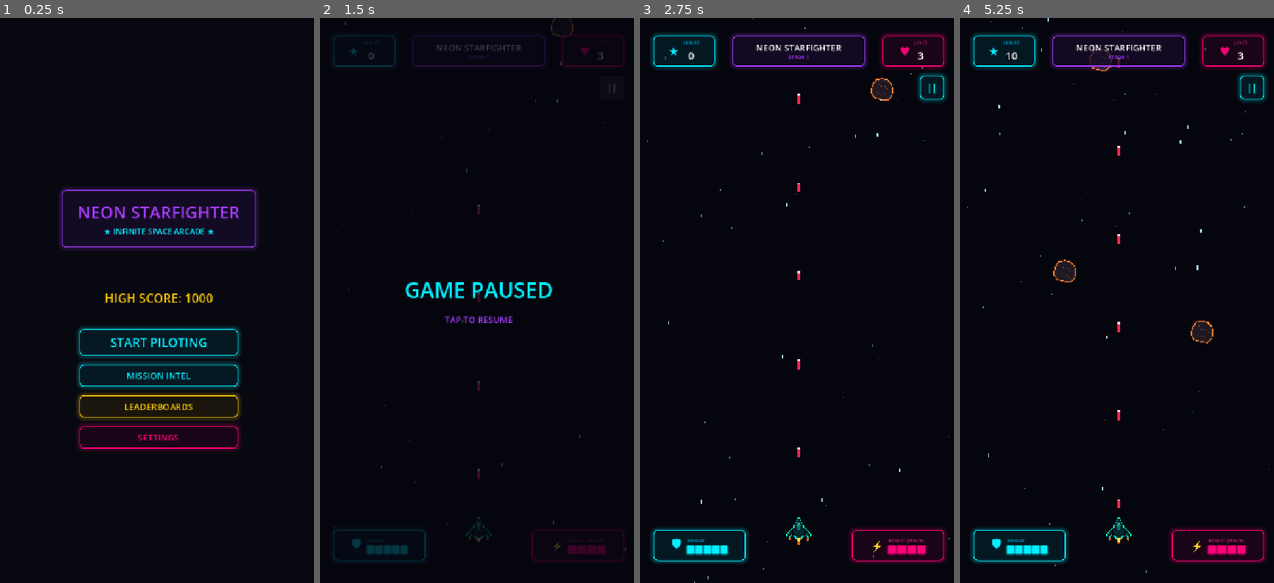
Above: before the commit, frames 1-4 (left to right).
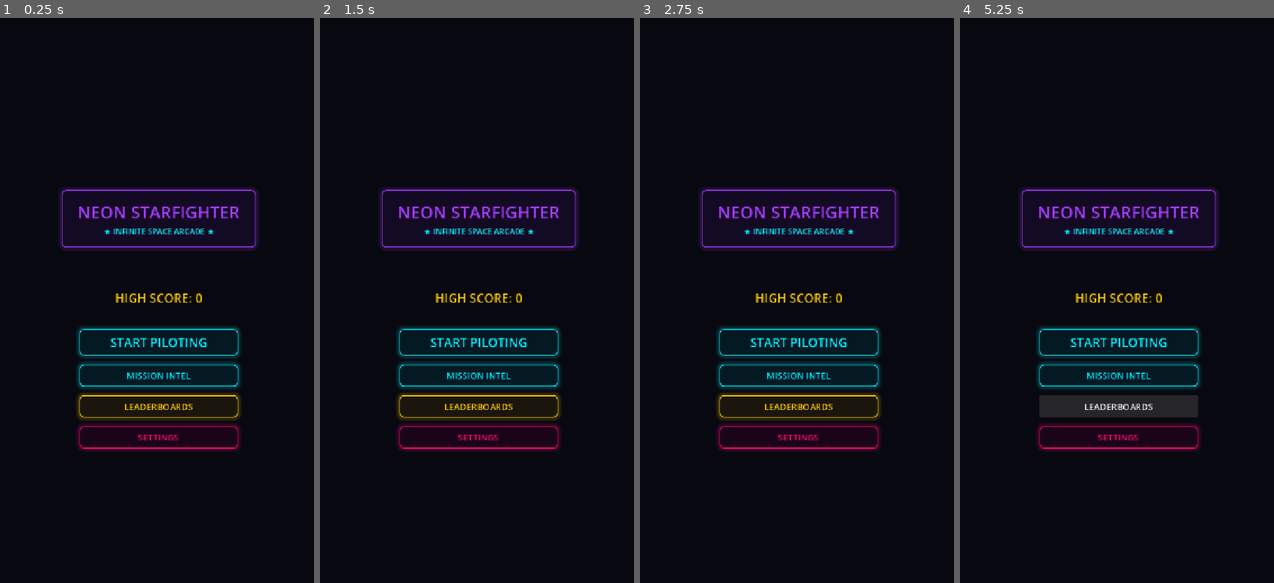
Above: after the commit, the same moments.

Repository: lolriver/spacehit
Game: Godot game, scene res://main.tscn
Same seed, same stepped clock (60 frames per second), same inputs: the game is played once before the commit and once after it.
Inputs (mouse positions are in pixels of both pictures, inside the frame that each line leads up to):
- Up to frame 1 (0.25 s): no input
- Up to frame 2 (1.5 s): click "START PILOTING" at 0.5 s; click (612, 85) at 1.25 s, where only the run before the commit has a clickable "||"
- Up to frame 3 (2.75 s): click (800, 300) at 2.02 s
- Up to frame 4 (5.25 s): click (1120, 340) at 2.75 s, where only the run after the commit has a clickable "START PILOTING"; click (1217, 543) at 3.52 s; click (1120, 373) at 4.25 s, where only the run after the commit has a clickable "MISSION INTEL"; click (1120, 407) at 5 s, where only the run after the commit has a clickable "LEADERBOARDS"

The runs differ from the first frame. In frame 1, 0.4% of the frame differs, in the area x 33-68%, y 48-51%; in frame 2, 8.5%; in frame 3, 11%; in frame 4, 12%, in the area x 2-99%, y 0-99%.
Error after the commit: Parse Error: Only identifier, attribute access, and subscription access can be used as assignment target. (res://main.gd:892)

Commit message:
feat(progression): add Candy Crush-style Sector Map screen and save file integration
- Created Scrollable LevelMapScreen that draws a winding S-curve dotted neon trail

- Dynamically instantiates 15 level nodes representing locked, unlocked, and current stages

- Integrated max_unlocked_level progression saving and loading in settings.json

- Redesigned Game Over, Stage Victory, and Stage Clear screens to route players back to the map

Diff:
--- a/main.gd
+++ b/main.gd
@@ -27,7 +27,8 @@
 	STATE_NAME_ENTRY = 6,
 	STATE_SETTINGS_PANEL = 7,
 	STATE_LEADERBOARD_PANEL = 8,
-	STATE_MISSION_PANEL = 9
+	STATE_MISSION_PANEL = 9,
+	STATE_LEVEL_MAP = 10
 }
 
 var current_state: int = GameState.STATE_MAIN_MENU
@@ -44,6 +45,7 @@
 # Persistent Game Settings & High Scores
 var sensitivity: float = 1.6
 var high_scores: Array = []
+var max_unlocked_level: int = 1
 
 # Game Progression stats (Infinite Mode)
 var score: int = 0
@@ -81,7 +83,7 @@
 	load_high_scores()
 
 	# Connect core UI signals
-	%PlayBtn.pressed.connect(start_game)
+	%PlayBtn.pressed.connect(func(): set_state(GameState.STATE_LEVEL_MAP))
 	%MenuMissionBtn.pressed.connect(func(): set_state(GameState.STATE_MISSION_PANEL))
 	%MenuLeaderboardBtn.pressed.connect(func(): set_state(GameState.STATE_LEADERBOARD_PANEL))
 	%MenuSettingsBtn.pressed.connect(func(): set_state(GameState.STATE_SETTINGS_PANEL))
@@ -90,6 +92,8 @@
 	%ResumeButton.pressed.connect(toggle_pause)
 	%BoostButton.button_down.connect(_on_boost_button_down)
 	%BoostButton.button_up.connect(_on_boost_button_up)
+
+	%MapMenuBackBtn.pressed.connect(func(): set_state(GameState.STATE_MAIN_MENU))
 
 	# Settings sub-screen buttons
 	%SensLessBtn.pressed.connect(func(): adjust_sensitivity(-0.2))
@@ -106,7 +110,8 @@
 	# Progression screen transitions
 	%SubmitScoreBtn.pressed.connect(submit_high_score)
 	%NextLevelBtn.pressed.connect(advance_level)
-	%VictoryBackBtn.pressed.connect(func(): set_state(GameState.STATE_MAIN_MENU))
+	%LevelCompleteMapBtn.pressed.connect(func(): set_state(GameState.STATE_LEVEL_MAP))
+	%VictoryBackBtn.pressed.connect(func(): set_state(GameState.STATE_LEVEL_MAP))
 
 	# Set initial screen visibility
 	set_state(GameState.STATE_MAIN_MENU)
@@ -179,6 +184,7 @@
 	%LevelCompleteScreen.visible = (new_state == GameState.STATE_LEVEL_COMPLETE)
 	%VictoryScreen.visible = (new_state == GameState.STATE_VICTORY)
 	%GameOverScreen.visible = (new_state == GameState.STATE_GAME_OVER)
+	%LevelMapScreen.visible = (new_state == GameState.STATE_LEVEL_MAP)
 
 	# State-specific logic initialization
 	if new_state == GameState.STATE_MAIN_MENU:
@@ -190,6 +196,15 @@
 			player.hide()
 			player.set_process(false)
 		update_menu_high_score()
+	elif new_state == GameState.STATE_LEVEL_MAP:
+		clear_game_entities()
+		is_boss_active = false
+		if boss_panel:
+			boss_panel.hide()
+		if player:
+			player.hide()
+			player.set_process(false)
+		render_level_map()
 	elif new_state == GameState.STATE_PLAYING:
 		if spawn_timer.is_stopped():
 			spawn_timer.start()
@@ -518,6 +533,11 @@
 		player.shield = player.max_shield
 		player.update_hud()
 
+	# Unlock next stage progression
+	if current_level >= max_unlocked_level:
+		max_unlocked_level = current_level + 1
+		save_settings()
+
 	set_state(GameState.STATE_LEVEL_COMPLETE)
 
 func advance_level() -> void:
@@ -638,6 +658,8 @@
 				%SensValueLabel.text = "%.1f" % sensitivity
 				if SoundManager and json.data.has("laser_style"):
 					SoundManager.laser_style = json.data.get("laser_style")
+				if json.data.has("max_unlocked_level"):
+					max_unlocked_level = int(json.data.get("max_unlocked_level", 1))
 				_update_sound_label()
 				return
 
@@ -649,7 +671,8 @@
 	var file = FileAccess.open("user://settings.json", FileAccess.WRITE)
 	var settings_data = {
 		"sensitivity": sensitivity,
-		"laser_style": SoundManager.laser_style if SoundManager else "sine_chirp"
+		"laser_style": SoundManager.laser_style if SoundManager else "sine_chirp",
+		"max_unlocked_level": max_unlocked_level
 	}
 	var json_string = JSON.stringify(settings_data)
 	file.store_string(json_string)
@@ -779,6 +802,141 @@
 	var is_tap = (event is InputEventMouseButton and event.pressed and event.button_index == MOUSE_BUTTON_LEFT) or (event is InputEventScreenTouch and event.pressed)
 	if is_tap:
 		if current_state == GameState.STATE_GAME_OVER:
-			set_state(GameState.STATE_MAIN_MENU)
+			set_state(GameState.STATE_LEVEL_MAP)
 		elif current_state == GameState.STATE_VICTORY:
-			set_state(GameState.STATE_MAIN_MENU)
+			set_state(GameState.STATE_LEVEL_MAP)
+
+func render_level_map() -> void:
+	var map_content = %MapContent
+	if not map_content:
+		return
+
+	# Clear previous map buttons/lines
+	for child in map_content.get_children():
+		child.queue_free()
+
+	var num_levels = 15
+	var points = PackedVector2Array()
+
+	# Calculate coordinates for a winding path going upwards
+	var start_y = 1000.0
+	var end_y = 100.0
+	var spacing_y = (start_y - end_y) / (num_levels - 1)
+
+	for i in range(num_levels):
+		# Winding S-curve: x winds between 160 and 500
+		var x = 330.0 + sin(i * 1.4) * 170.0
+		var y = start_y - i * spacing_y
+		points.append(Vector2(x, y))
+
+	# Draw the connecting path using Line2D
+	var path_line = Line2D.new()
+	path_line.points = points
+	path_line.width = 4.0
+	path_line.default_color = Color(0.0, 0.94, 1.0, 0.25) # Transparent Cyan glow
+	map_content.add_child(path_line)
+
+	# Add a second glowing line for neon bloom
+	var path_glow = Line2D.new()
+	path_glow.points = points
+	path_glow.width = 12.0
+	path_glow.default_color = Color(0.0, 0.94, 1.0, 0.08)
+	map_content.add_child(path_glow)
+
+	# Stylebox flats for buttons
+	var style_unlocked = StyleBoxFlat.new()
+	style_unlocked.bg_color = Color(0.0, 0.2, 0.25, 1.0)
+	style_unlocked.border_width_left = 3
+	style_unlocked.border_width_top = 3
+	style_unlocked.border_width_right = 3
+	style_unlocked.border_width_bottom = 3
+	style_unlocked.border_color = Color(0.0, 0.94, 1.0, 1.0)
+	style_unlocked.shadow_color = Color(0.0, 0.94, 1.0, 0.5)
+	style_unlocked.shadow_size = 6
+	style_unlocked.set_corner_radius_all(25) # Makes it circle (width/height is 50)
+
+	var style_locked = StyleBoxFlat.new()
+	style_locked.bg_color = Color(0.05, 0.05, 0.08, 1.0)
+	style_locked.border_width_left = 2
+	style_locked.border_width_top = 2
+	style_locked.border_width_right = 2
+	style_locked.border_width_bottom = 2
+	style_locked.border_color = Color(0.2, 0.25, 0.3, 0.5)
+	style_locked.set_corner_radius_all(25)
+
+	var style_current = StyleBoxFlat.new()
+	style_current.bg_color = Color(0.25, 0.02, 0.08, 1.0) # Pink/Magenta core
+	style_current.border_width_left = 4
+	style_current.border_width_top = 4
+	style_current.border_width_right = 4
+	style_current.border_width_bottom = 4
+	style_current.border_color = Color(1.0, 0.0, 0.47, 1.0) # Glowing Magenta
+	style_current.shadow_color = Color(1.0, 0.0, 0.47, 0.6)
+	style_current.shadow_size = 10
+	style_current.set_corner_radius_all(25)
+
+	# Instantiate buttons along the path
+	for i in range(num_levels):
+		var level_num = i + 1
+		var btn = Button.new()
+		btn.custom_minimum_size = Vector2(50, 50)
+		btn.size = Vector2(50, 50)
+		btn.position = points[i] - Vector2(25, 25) # Center the button on the point
+
+		# Check unlock state
+		var is_unlocked = (level_num <= max_unlocked_level)
+		var is_highest = (level_num == max_unlocked_level)
+
+		if is_unlocked:
+			btn.text = str(level_num)
+			btn.theme_override_colors/font_color = Color.WHITE
+			btn.theme_override_font_sizes/font_size = 18
+			if is_highest:
+				btn.add_theme_stylebox_override("normal", style_current)
+				btn.add_theme_stylebox_override("hover", style_current)
+				btn.add_theme_stylebox_override("pressed", style_current)
+				btn.add_theme_stylebox_override("focus", style_current)
+			else:
+				btn.add_theme_stylebox_override("normal", style_unlocked)
+				btn.add_theme_stylebox_override("hover", style_unlocked)
+				btn.add_theme_stylebox_override("pressed", style_unlocked)
+				btn.add_theme_stylebox_override("focus", style_unlocked)
+
+			btn.pressed.connect(func(): start_game_at_level(level_num))
+		else:
+			btn.text = "🔒" # Lock unicode
+			btn.theme_override_colors/font_disabled_color = Color(0.3, 0.35, 0.4, 0.5)
+			btn.add_theme_stylebox_override("disabled", style_locked)
+			btn.disabled = true
+
+		map_content.add_child(btn)
+
+	# Focus the ScrollContainer near the player's highest level
+	var scroll_container = map_content.get_parent()
+	if scroll_container is ScrollContainer:
+		scroll_container.call_deferred("set_v_scroll", int(points[mini(max_unlocked_level - 1, num_levels - 1)].y - 300))
+
+func start_game_at_level(level_num: int) -> void:
+	current_level = level_num
+	score = 0
+	# Stage goal increases
+	level_goal_kills = 15 + current_level * 5
+	level_current_kills = 0
+	is_boss_active = false
+	if boss_panel:
+		boss_panel.hide()
+
+	update_score_label()
+
+	if player:
+		player.reset_player_stats()
+		player.sensitivity = sensitivity
+
+	# Adjust spawn rate based on level progression
+	spawn_timer.wait_time = max(0.18, 1.2 - (current_level * 0.05))
+
+	# Update HUD Subtitle
+	if %Sub:
+		%Sub.text = "STAGE " + str(current_level)
+
+	set_state(GameState.STATE_PLAYING)
--- a/main.tscn
+++ b/main.tscn
@@ -998,23 +998,23 @@
 custom_minimum_size = Vector2(0, 20)
 layout_mode = 2
 
-[node name="NextLevelPrompt" type="Label" parent="UI/LevelCompleteScreen/VBox"]
-unique_name_in_owner = true
-layout_mode = 2
-theme_override_colors/font_color = Color(1, 0.8, 0, 1)
-theme_override_font_sizes/font_size = 20
-text = "TAP SCREEN FOR NEXT STAGE"
-horizontal_alignment = 1
-
-[node name="NextLevelBtn" type="Button" parent="UI/LevelCompleteScreen"]
-unique_name_in_owner = true
-layout_mode = 1
-anchors_preset = 15
-anchor_right = 1.0
-anchor_bottom = 1.0
-grow_horizontal = 2
-grow_vertical = 2
-flat = true
+[node name="NextLevelBtn" type="Button" parent="UI/LevelCompleteScreen/VBox"]
+unique_name_in_owner = true
+custom_minimum_size = Vector2(0, 50)
+layout_mode = 2
+theme_override_colors/font_color = Color(0, 0.941176, 1, 1)
+theme_override_font_sizes/font_size = 20
+theme_override_styles/normal = SubResource("StyleBoxFlat_CyanNeon")
+text = "CONTINUE TO NEXT SECTOR"
+
+[node name="LevelCompleteMapBtn" type="Button" parent="UI/LevelCompleteScreen/VBox"]
+unique_name_in_owner = true
+custom_minimum_size = Vector2(0, 50)
+layout_mode = 2
+theme_override_colors/font_color = Color(1, 0, 0.470588, 1)
+theme_override_font_sizes/font_size = 20
+theme_override_styles/normal = SubResource("StyleBoxFlat_MagentaNeon")
+text = "VIEW SECTOR MAP"
 
 [node name="VictoryScreen" type="Control" parent="UI"]
 unique_name_in_owner = true
@@ -1229,3 +1229,65 @@
 text = "TAP TO RESTART"
 horizontal_alignment = 1
 vertical_alignment = 1
+
+[node name="LevelMapScreen" type="Control" parent="UI"]
+unique_name_in_owner = true
+visible = false
+layout_mode = 3
+anchors_preset = 15
+anchor_right = 1.0
+anchor_bottom = 1.0
+grow_horizontal = 2
+grow_vertical = 2
+
+[node name="Overlay" type="ColorRect" parent="UI/LevelMapScreen"]
+layout_mode = 1
+anchors_preset = 15
+anchor_right = 1.0
+anchor_bottom = 1.0
+grow_horizontal = 2
+grow_vertical = 2
+color = Color(0.0196078, 0.0196078, 0.0588235, 0.95)
+
+[node name="VBox" type="VBoxContainer" parent="UI/LevelMapScreen"]
+layout_mode = 1
+anchors_preset = 15
+anchor_right = 1.0
+anchor_bottom = 1.0
+offset_left = 30.0
+offset_top = 40.0
+offset_right = -30.0
+offset_bottom = -40.0
+grow_horizontal = 2
+grow_vertical = 2
+theme_override_constants/separation = 20
+alignment = 1
+
+[node name="Title" type="Label" parent="UI/LevelMapScreen/VBox"]
+layout_mode = 2
+theme_override_colors/font_color = Color(0, 0.941176, 1, 1)
+theme_override_font_sizes/font_size = 36
+text = "SECTOR MAP"
+horizontal_alignment = 1
+
+[node name="MapScroll" type="ScrollContainer" parent="UI/LevelMapScreen/VBox"]
+layout_mode = 2
+size_flags_vertical = 3
+horizontal_scroll_mode = 3
+vertical_scroll_mode = 3
+
+[node name="MapContent" type="Control" parent="UI/LevelMapScreen/VBox/MapScroll"]
+unique_name_in_owner = true
+custom_minimum_size = Vector2(660, 1100)
+layout_mode = 2
+size_flags_horizontal = 3
+size_flags_vertical = 3
+
+[node name="MapMenuBackBtn" type="Button" parent="UI/LevelMapScreen/VBox"]
+unique_name_in_owner = true
+custom_minimum_size = Vector2(0, 50)
+layout_mode = 2
+theme_override_colors/font_color = Color(0, 0.941176, 1, 1)
+theme_override_font_sizes/font_size = 20
+theme_override_styles/normal = SubResource("StyleBoxFlat_CyanNeon")
+text = "BACK TO MAIN MENU"
